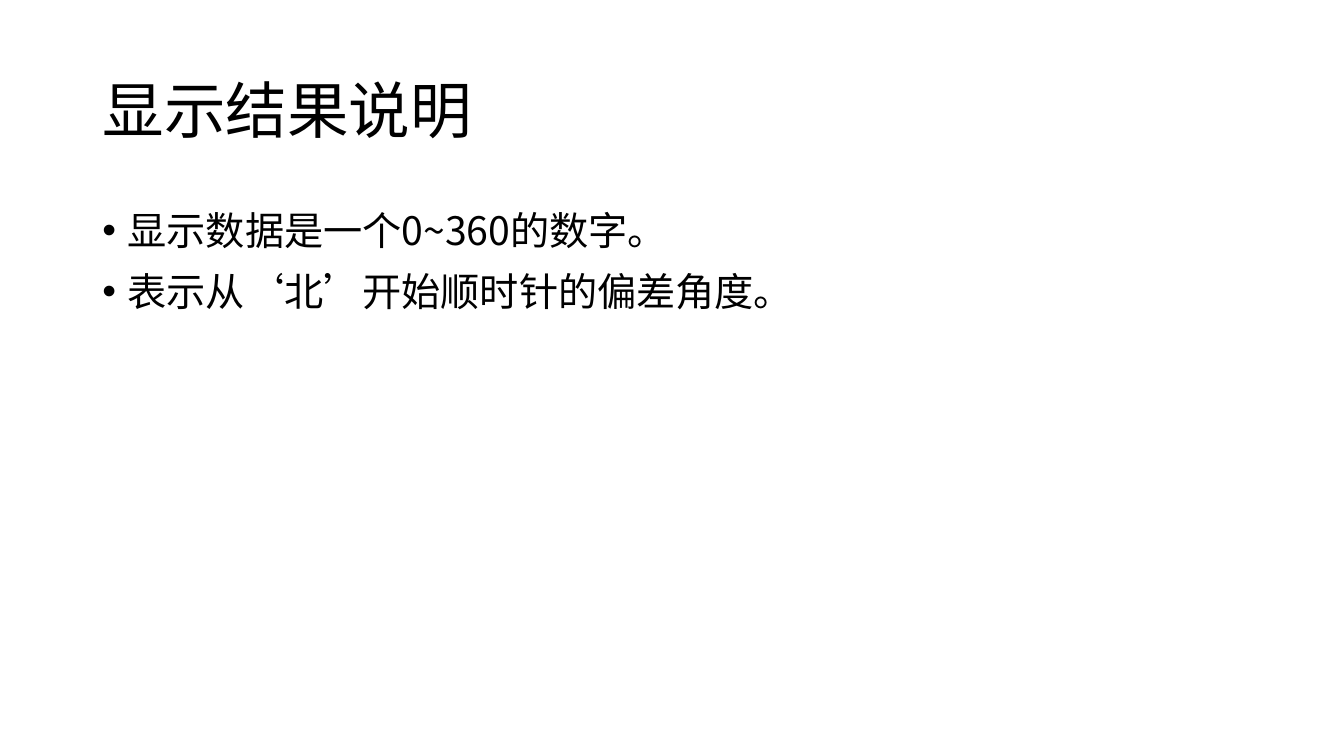
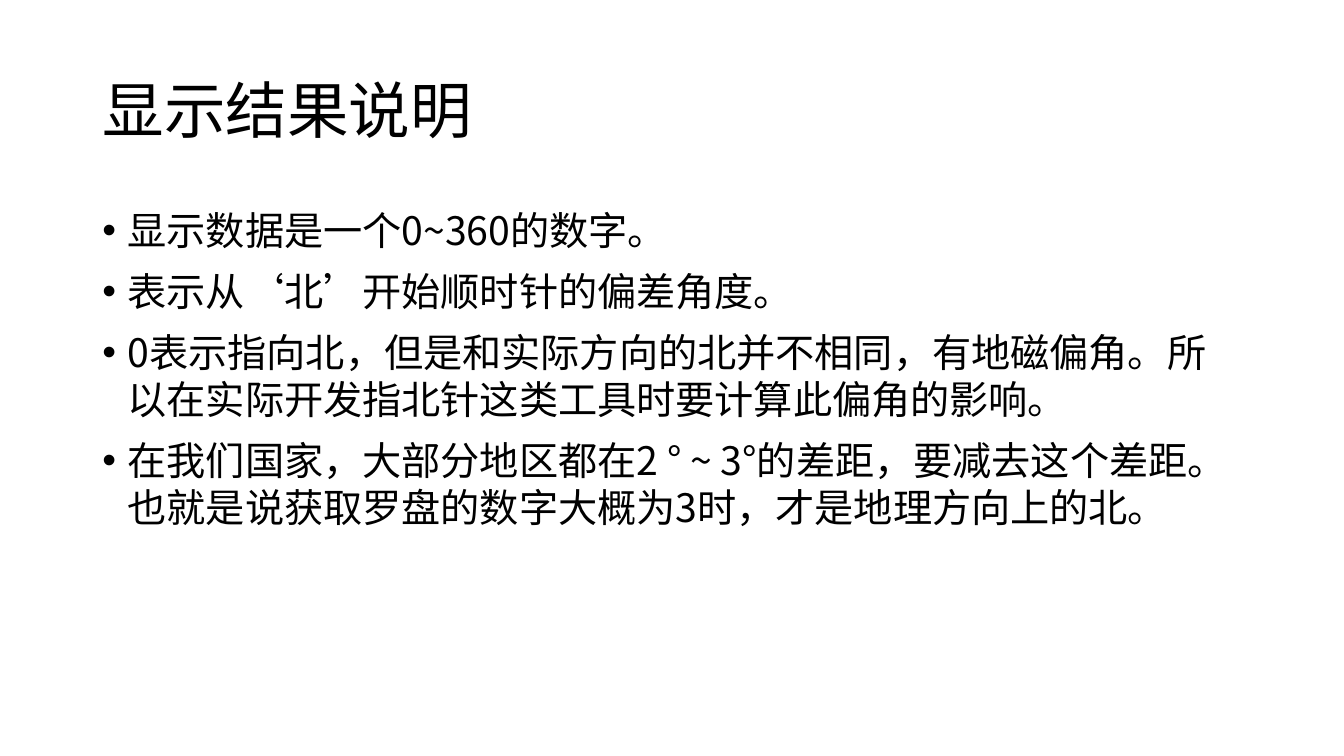
Before and after one commit to edu2act/course-wechat-and-miniprogram, a slide deck: slide 6 of materials/ch04/ch04_2-罗盘.pptx. Drawn at 1344x756 pixels with LibreOffice and Linux fonts; fonts in the diff are those of the drawing. Boxes give left, top, right and bottom in pixels: in the first picture for what was removed or moved away, otherwise in the second. Text is boxed around its words. In the diff, an @@ line names an element or a change of style, - is before the commit and + after.

```diff
--- a/materials/ch04/ch04_2-罗盘.pptx
+++ b/materials/ch04/ch04_2-罗盘.pptx
@@ text at (x1=128, y1=334, x2=1227, y2=526): paragraphs added @@
+• 0表示指向北，但是和实际方向的北并不相同，有地磁偏角。所以在实际开发指北针这类工具时要计算此偏角的影响。
+• 在我们国家，大部分地区都在2 ° ~ 3°的差距，要减去这个差距。也就是说获取罗盘的数字大概为3时，才是地理方向上的北。
```
Also in this commit, not shown: 1 other slide changed, 1 slide added, 16 other files.
